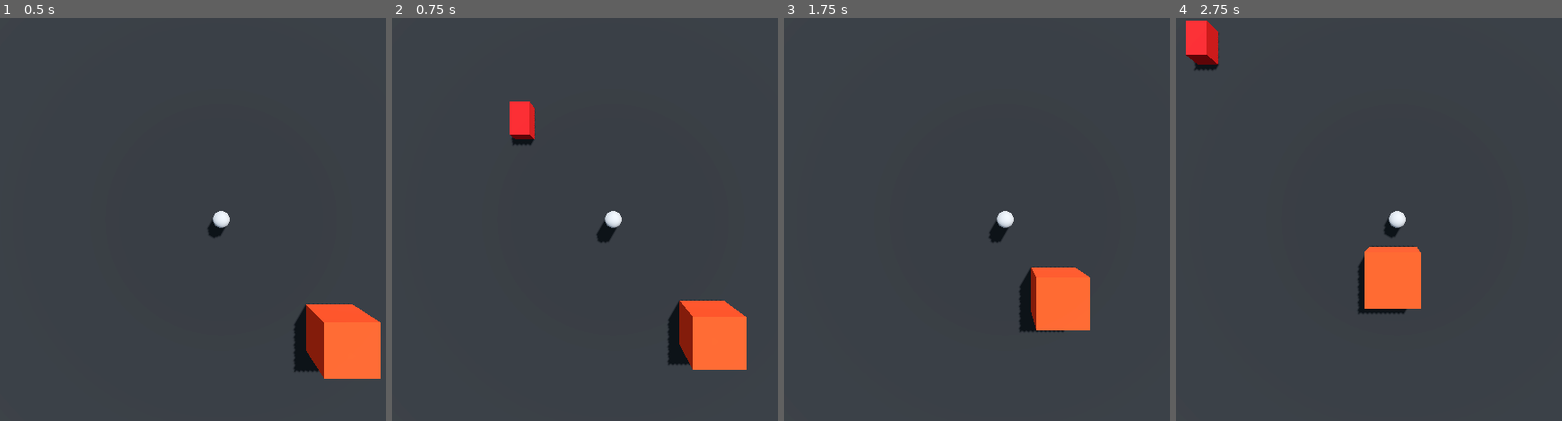
Above: before the commit, frames 1-4 (left to right).
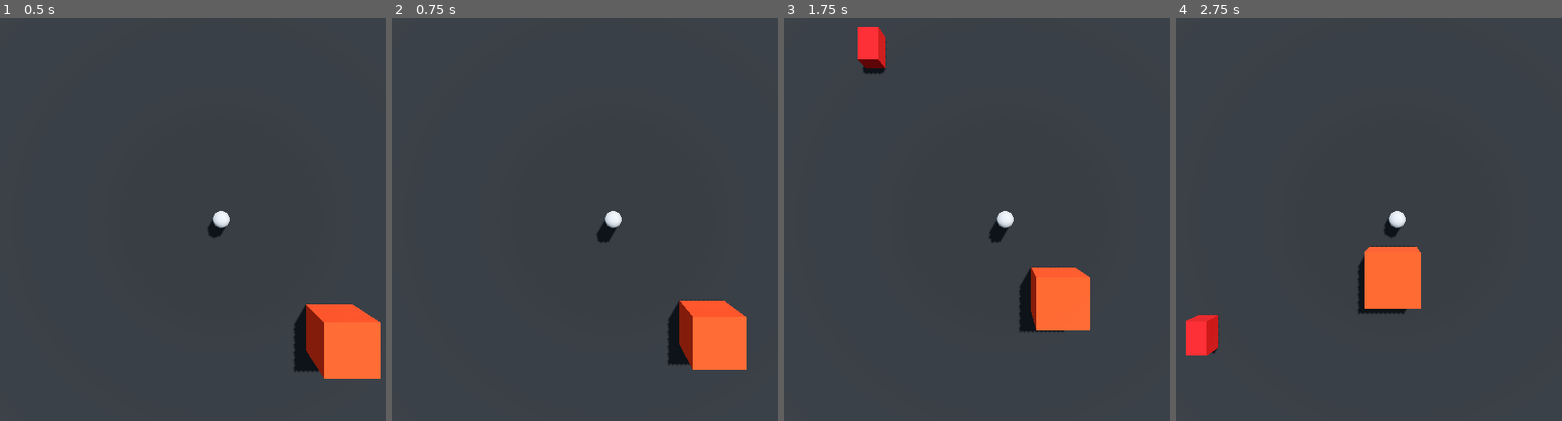
Above: after the commit, the same moments.

Repository: frqstbite/geeked-dog-incident
Game: Godot game, scene res://scenes/debug/ai.tscn
Two runs of this game, one before a commit and one after it. Both use one fixed random seed, a clock stepped at 60 frames per second and the inputs below. The engine's default icon, where the game draws it, is replaced by a stand-in: a white triangle on a blue panel in a dark square.
Inputs:
- Up to frame 1 (0.5 s): no input
- Up to frame 2 (0.75 s): tap Enter (ui_accept) at 0.5 s; hold Right (ui_right) from 0.53 s (still down)
- Up to frame 3 (1.75 s): tap Enter (ui_accept) at 0.77, 1.52 s; release Right (ui_right) at 1.28 s; hold Down (ui_down) from 1.28 s (still down)
- Up to frame 4 (2.75 s): release Down (ui_down) at 2.03 s; hold Right (ui_right) from 2.03 s (still down)

Frame 1 is identical in both runs. In frame 2, 0.7% of the frame differs, in the area x 30-37%, y 20-32%; in frame 3, 0.8%; in frame 4, 1.7%, in the area x 2-11%, y 0-84%.

Commit message:
begin geek bars

Diff:
--- /dev/null
+++ b/scenes/collectible/geek_bar.tscn
@@ -0,0 +1,17 @@
+[gd_scene format=3 uid="uid://1y5rwjd1kuwq"]
+
+[ext_resource type="Script" uid="uid://dhxvg4cd4u5fr" path="res://scripts/collectible/geek_bar.gd" id="1_xj51j"]
+
+[sub_resource type="StandardMaterial3D" id="StandardMaterial3D_quqiw"]
+albedo_color = Color(0.6176708, 0.5679242, 0, 1)
+
+[sub_resource type="CapsuleMesh" id="CapsuleMesh_quqiw"]
+radius = 0.04
+height = 0.2
+
+[node name="GeekBar" type="Node3D" unique_id=161614062]
+script = ExtResource("1_xj51j")
+
+[node name="MeshInstance3D" type="MeshInstance3D" parent="." unique_id=628723338]
+material_override = SubResource("StandardMaterial3D_quqiw")
+mesh = SubResource("CapsuleMesh_quqiw")
--- /dev/null
+++ b/scripts/collectible/geek_bar.gd
@@ -0,0 +1,4 @@
+extends Node3D
+class_name GeekBar
+
+var player
--- a/scripts/npc/car.gd
+++ b/scripts/npc/car.gd
@@ -2,9 +2,8 @@
 
 var start_pos
 @export var travel_distance : float = 100.0
-@export var speed = 0.003
 var target_pos
-var duration = 2.0 # Total seconds to take
+var duration = 5.0 # Total seconds to take
 var elapsed_time = 0.0
 
 # Called when the node enters the scene tree for the first time.
Not shown, added: scripts/collectible/geek_bar.gd.uid
